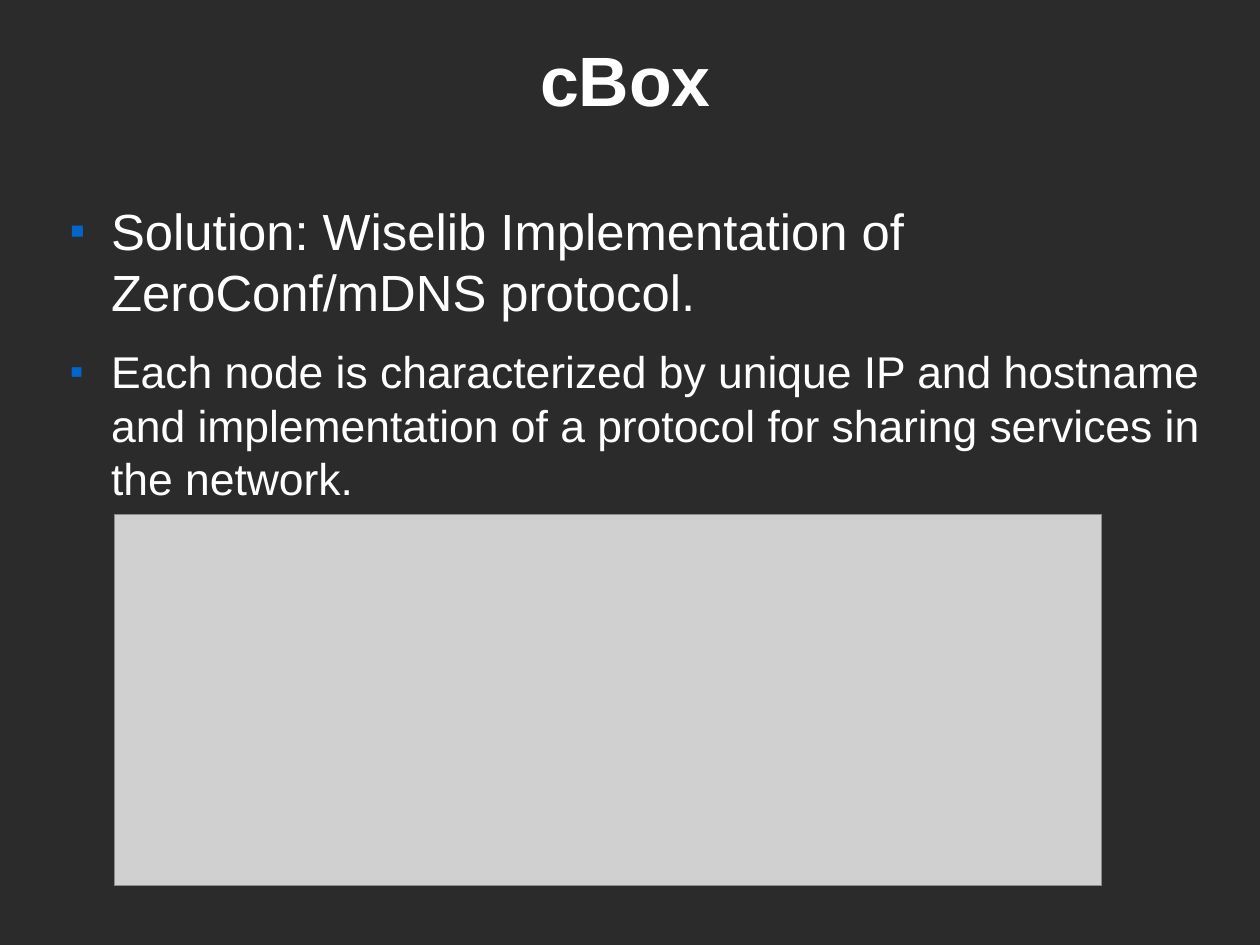
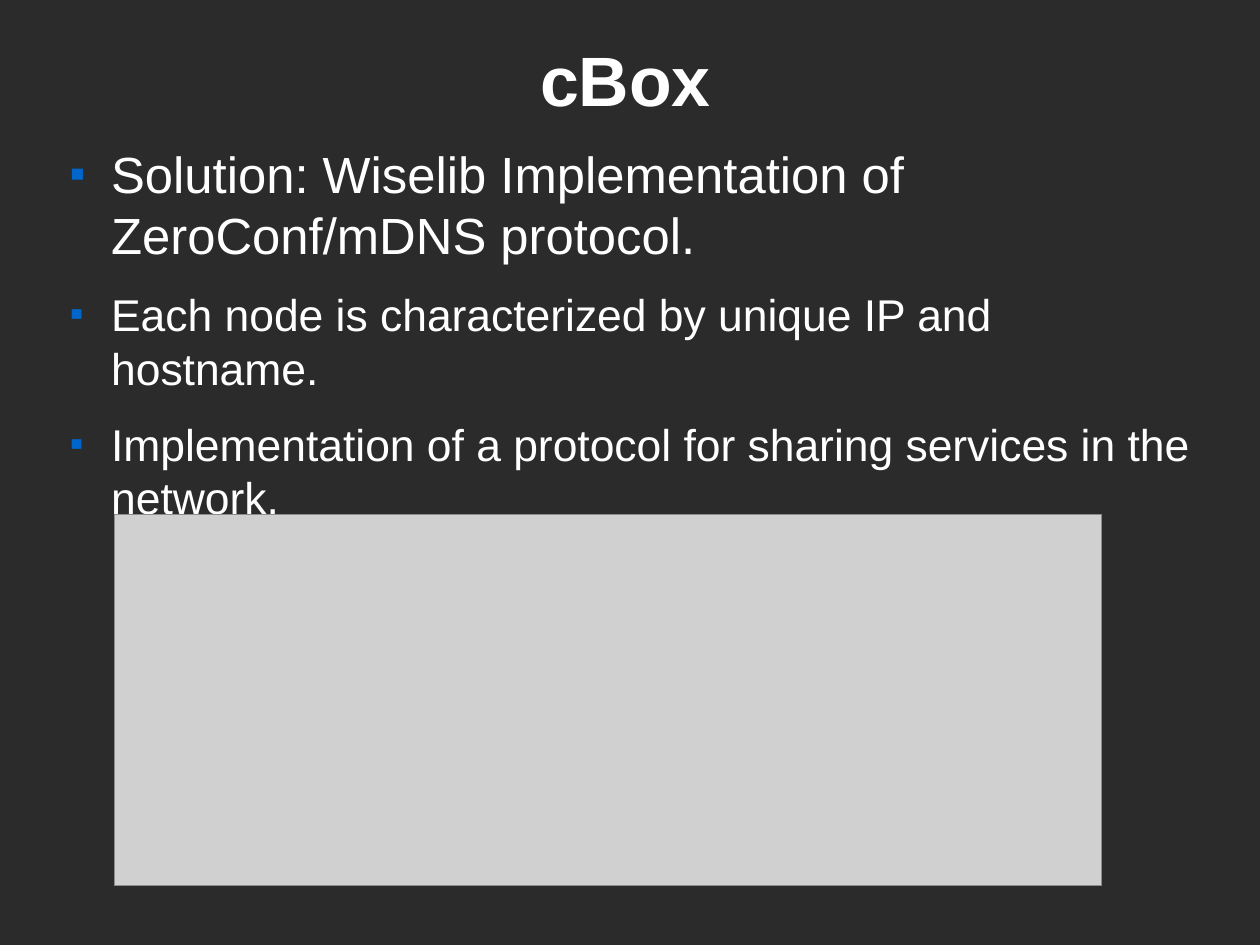
Before and after one commit to CEID-DS/cbox, a slide deck: slide 2 of doc/fosscomm/ZeroConf.odp. Drawn at 1260x945 pixels with LibreOffice and Linux fonts; fonts in the diff are those of the drawing; grey boxes stand for pictures; background and template pictures are left out; a plain dark background stands for a picture behind light text. Boxes give left, top, right and bottom in pixels: in the first picture for what was removed or moved away, otherwise in the second. Text is boxed around its words. In the diff, an @@ line names an element or a change of style, - is before the commit and + after.

```diff
--- a/doc/fosscomm/ZeroConf.odp
+++ b/doc/fosscomm/ZeroConf.odp
@@ text "Solution: Wiselib Implementation of ZeroConf/mDNS ...": place and size @@
-text "Solution: Wiselib Implementation of ZeroConf/mDNS ..." at (111,213,1200,496)
+text "Solution: Wiselib Implementation of ZeroConf/mDNS ..." at (111,156,1190,523)
@@ text at (111,298,1190,523): text changed @@
-■ Each node is characterized by unique IP and hostname and implementation of a protocol for sharing services in the network.
+■ Each node is characterized by unique IP and hostname.
+■ Implementation of a protocol for sharing services in the network.
```
Also in this commit, not shown: 8 other slides changed, 2 other files.
